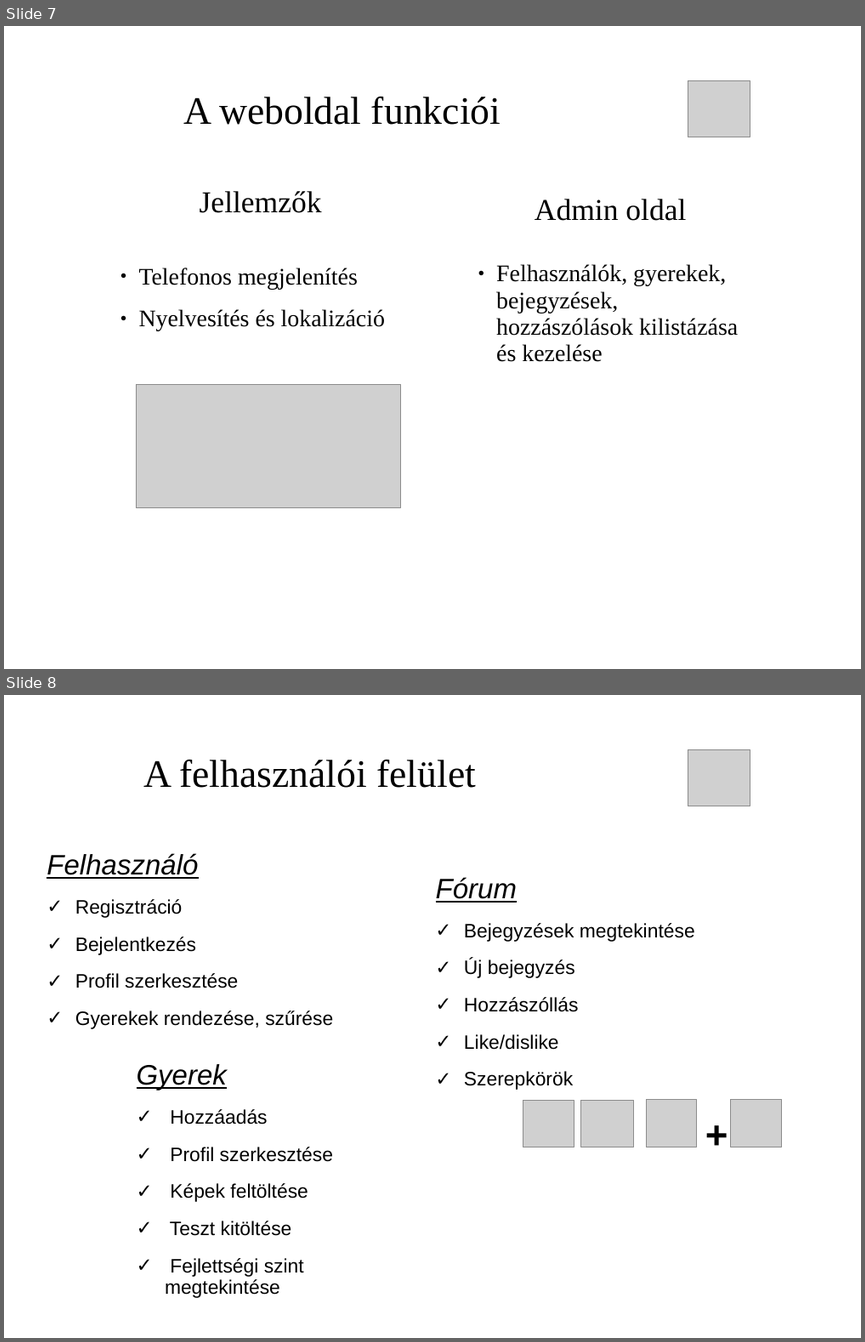
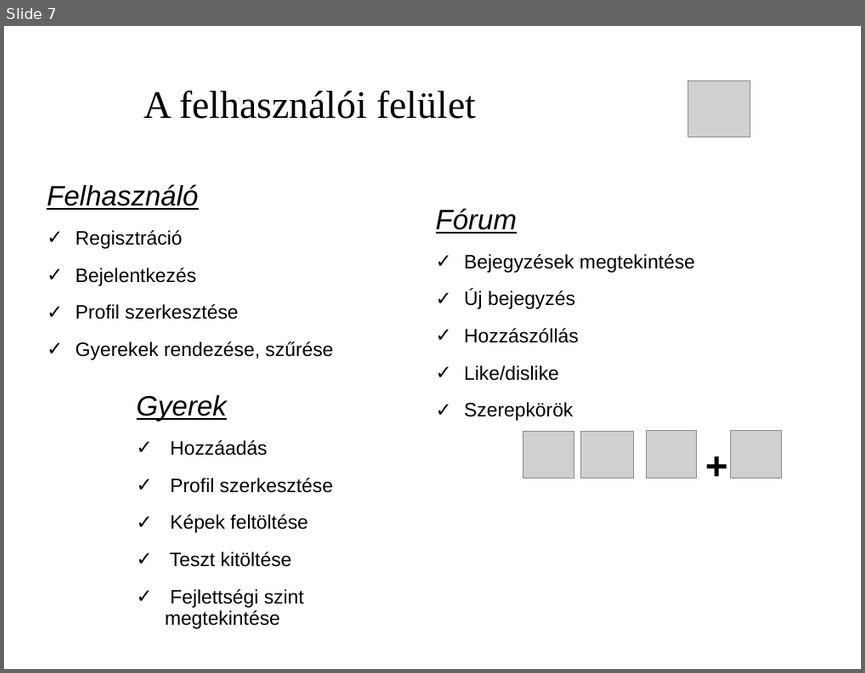
Before and after one commit to necrology27/babybook, a slide deck: prezentation/1. LeadingSoft_projekt.ppt. Shown one above the other, each under a label of ours: slides 7 and 8 before the commit, slide 7 after it. The pictures are 865x1342 and 865x673 pixels, drawn with LibreOffice and Linux fonts; fonts in the diff are those of the drawing; grey boxes stand for pictures; background and template pictures are left out. Boxes give left, top, right and bottom in pixels: in the first picture for what was removed or moved away, otherwise in the second. Text is boxed around its words. In the diff, an @@ line names an element or a change of style, - is before the commit and + after.

```diff
--- a/prezentation/1. LeadingSoft_projekt.ppt
+++ b/prezentation/1. LeadingSoft_projekt.ppt
@@ slide 7 removed at (x1=4, y1=26, x2=861, y2=669), background picture (left out) @@
@@ text removed at (x1=183, y1=97, x2=500, y2=125) @@
-A weboldal funkciói
@@ picture removed at (x1=688, y1=80, x2=750, y2=136) @@
@@ text removed at (x1=139, y1=191, x2=385, y2=331) @@
-Jellemzők
-● Telefonos megjelenítés
-● Nyelvesítés és lokalizáció
@@ text removed at (x1=496, y1=199, x2=738, y2=362) @@
-Admin oldal
-● Felhasználók, gyerekek, bejegyzések, hozzászólások kilistázása és kezelése
@@ picture removed at (x1=136, y1=385, x2=400, y2=508) @@
@@ what was slide 8 is now slide 7 @@
```
Also in this commit, not shown: 6 slides changed, 1 slide added, 1 other slide removed, 7 other files.
